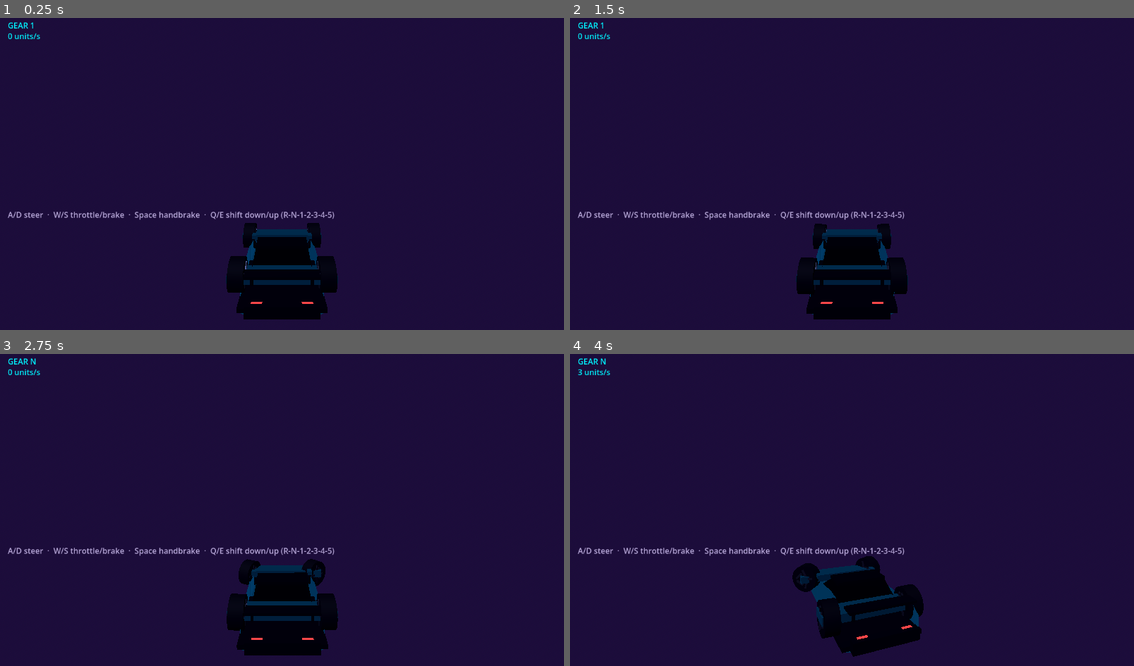
Above: before the commit, frames 1-4 (two rows, left to right).
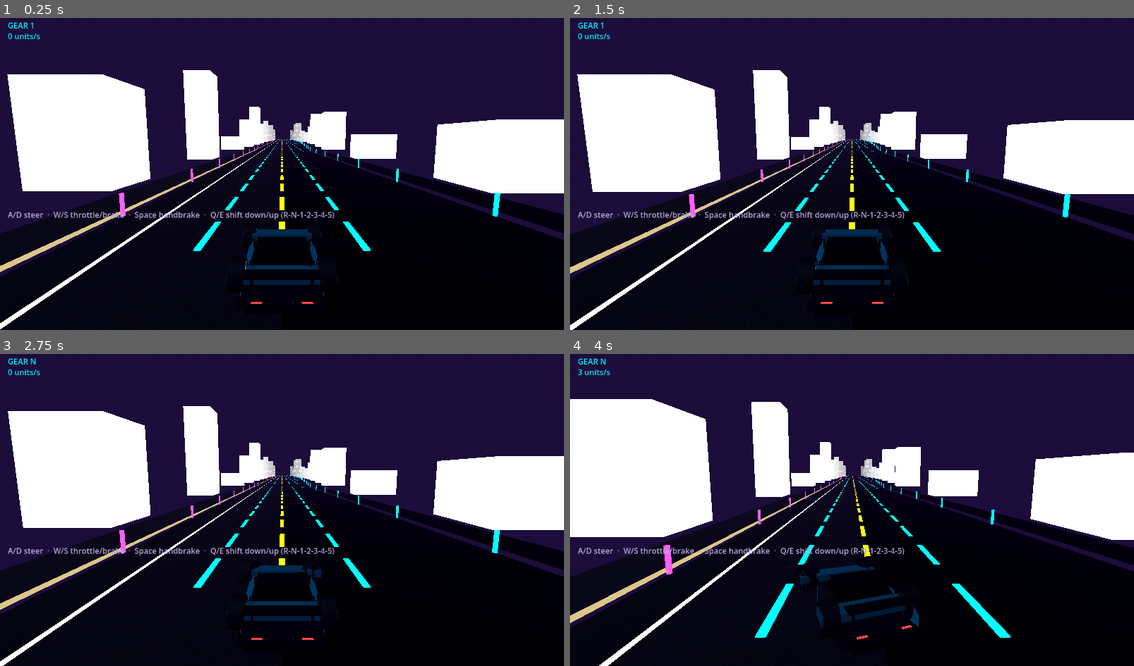
Above: after the commit, the same moments.

Repository: SmurfyHehe/neon-overdrive
Game: Godot game, scene res://Game.tscn
Two runs of this game, one before a commit and one after it. Both use one fixed random seed, a clock stepped at 60 frames per second and the inputs below.
Inputs:
- Up to frame 1 (0.25 s): no input
- Up to frame 2 (1.5 s): tap Enter at 0.5 s; hold D 0.53-1.28 s; tap Q at 0.6 s; tap Space at 0.77 s; hold S from 1.28 s (still down); tap E at 1.35 s
- Up to frame 3 (2.75 s): tap Space at 1.52 s; release S at 2.03 s; hold D from 2.03 s (still down); tap Q at 2.1 s
- Up to frame 4 (4 s): release D at 2.78 s; hold W 2.78-3.53 s; tap E at 2.85 s; tap Space at 3.02, 3.77 s; hold A from 3.53 s (still down); tap Q at 3.6 s

The runs differ from the first frame. In frame 1, 59% of the frame differs, in the area x 0-100%, y 16-100%; in frame 2, 59%; in frame 3, 59%; in frame 4, 60%, in the area x 0-100%, y 14-100%.
Error before the commit: Parse Error: Cannot pass a value of type "StringName" as "NodePath". (res://scripts/road_chunk_builder.gd:398)

Commit message:
Fix chunk builder parse error: NodePath literal, not StringName
01a84cb used &"Name" for the seven get_node() calls. That is a StringName
literal; get_node() takes a NodePath, whose literal is ^"Name". Godot 4.7
rejects the conversion at parse time, which failed road_chunk_builder.gd,
cascaded to game.gd ("Failed to compile depended scripts") and left
_setup_chunk_pool calling build_chunk on an unloaded script. The game did
not start at all.

Entirely my error, and it would have been caught before commit if I had
run the editor. I had wrongly concluded Godot was not installed on this
machine; it is at Documents\Godot_v4.7.2-stable_win64_console.exe, and the
logs under AppData\Roaming\Godot\app_userdata were sitting there the whole
time.

Now actually verified, not assumed:
- headless project run, 300 frames, zero errors
- a throwaway SceneTree script drove build_chunk once then rebuild_chunk
  300 times with randomized lane counts (own 2-4, onc 1-2) and barrier
  toggling. Child count held at 25 throughout, so the recycle path creates
  and frees nothing after the first build. Lane-dash, centre-dash, barrier
  and pylon instance counts matched the expected value on every iteration.
  Script deleted; it was not meant to live in the project.

25 children = 10 strips + 2 sidewalk bodies + 4 MultiMesh + 1 barrier
+ 4 building meshes + 4 building bodies, i.e. 19 drawing nodes per chunk,
which matches the estimate in 01a84cb.

Co-Authored-By: Claude Opus 5 (1M context) <noreply@anthropic.com>

Diff:
--- a/scripts/road_chunk_builder.gd
+++ b/scripts/road_chunk_builder.gd
@@ -395,7 +395,7 @@
 
 static func _update_sidewalk_collision(root: Node3D, body_name: String, inner_x: float, outer_x: float, side: int) -> void:
 	var body: StaticBody3D = root.get_node(NodePath(body_name))
-	var col: CollisionShape3D = body.get_node(&"Shape")
+	var col: CollisionShape3D = body.get_node(^"Shape")
 	var box: BoxShape3D = col.shape
 	box.size = Vector3(outer_x - inner_x, 0.1, CHUNK_LEN)
 	body.position = Vector3((inner_x + outer_x) / 2.0 * float(side), 0.1, -CHUNK_LEN / 2.0)
@@ -432,7 +432,7 @@
 static func _update_building(root: Node3D, index: int, edge_x_abs: float, z: float, side: int) -> void:
 	var mi: MeshInstance3D = root.get_node(NodePath("BuildingMesh%d" % index))
 	var body: StaticBody3D = root.get_node(NodePath("BuildingBody%d" % index))
-	var col: CollisionShape3D = body.get_node(&"Shape")
+	var col: CollisionShape3D = body.get_node(^"Shape")
 	var box: BoxShape3D = col.shape
 
 	var is_garage: bool = randf() < 0.12
@@ -549,8 +549,8 @@
 
 	# edge pylons -- cosmetic rhythm/speed cues, interpolated along each
 	# shoulder's outer edge between this chunk's start and end width
-	var pylons_own: MultiMesh = (root.get_node(&"PylonsOwn") as MultiMeshInstance3D).multimesh
-	var pylons_onc: MultiMesh = (root.get_node(&"PylonsOnc") as MultiMeshInstance3D).multimesh
+	var pylons_own: MultiMesh = (root.get_node(^"PylonsOwn") as MultiMeshInstance3D).multimesh
+	var pylons_onc: MultiMesh = (root.get_node(^"PylonsOnc") as MultiMeshInstance3D).multimesh
 	var n_pylons := _pylon_slots()
 	for i in range(n_pylons):
 		var pz := -float(i) * PYLON_SPACING - PYLON_SPACING / 2.0
@@ -576,8 +576,8 @@
 	# config, not tapered (see file header). Both the wall and the dash
 	# buffer always exist; only one of them is shown.
 	var slots := _dash_slots()
-	var center: MultiMesh = (root.get_node(&"CenterDashes") as MultiMeshInstance3D).multimesh
-	(root.get_node(&"Barrier") as MeshInstance3D).visible = barrier
+	var center: MultiMesh = (root.get_node(^"CenterDashes") as MultiMeshInstance3D).multimesh
+	(root.get_node(^"Barrier") as MeshInstance3D).visible = barrier
 	if barrier:
 		center.visible_instance_count = 0
 	else:
@@ -588,7 +588,7 @@
 
 	# interior lane dividers, both directions packed into one instance
 	# buffer; unused capacity is simply left outside visible_instance_count
-	var lane: MultiMesh = (root.get_node(&"LaneDashes") as MultiMeshInstance3D).multimesh
+	var lane: MultiMesh = (root.get_node(^"LaneDashes") as MultiMeshInstance3D).multimesh
 	var written := 0
 	for lane_i in range(1, own_lanes):
 		var x: float = lane_i * LANE_W
